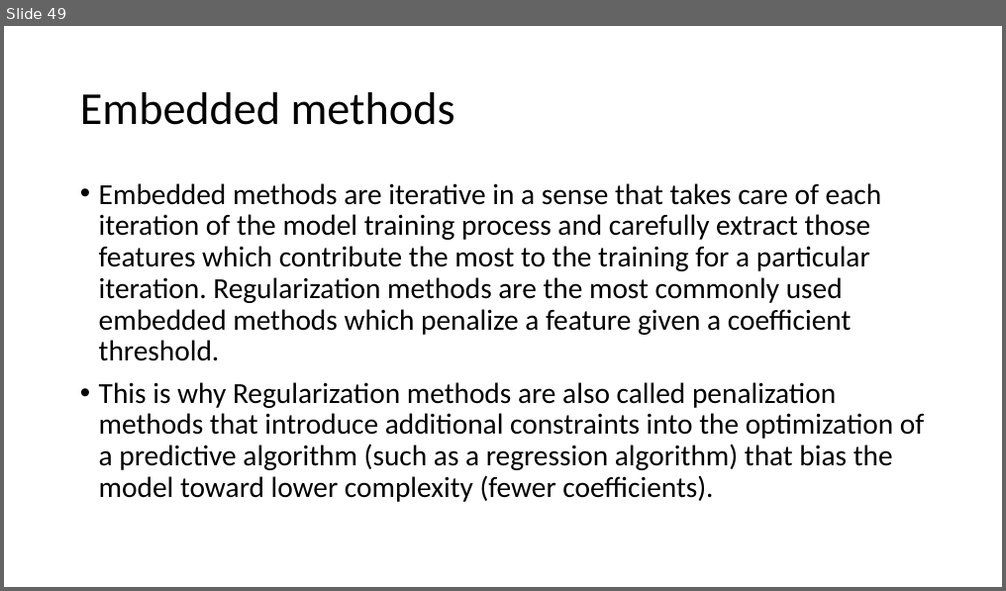
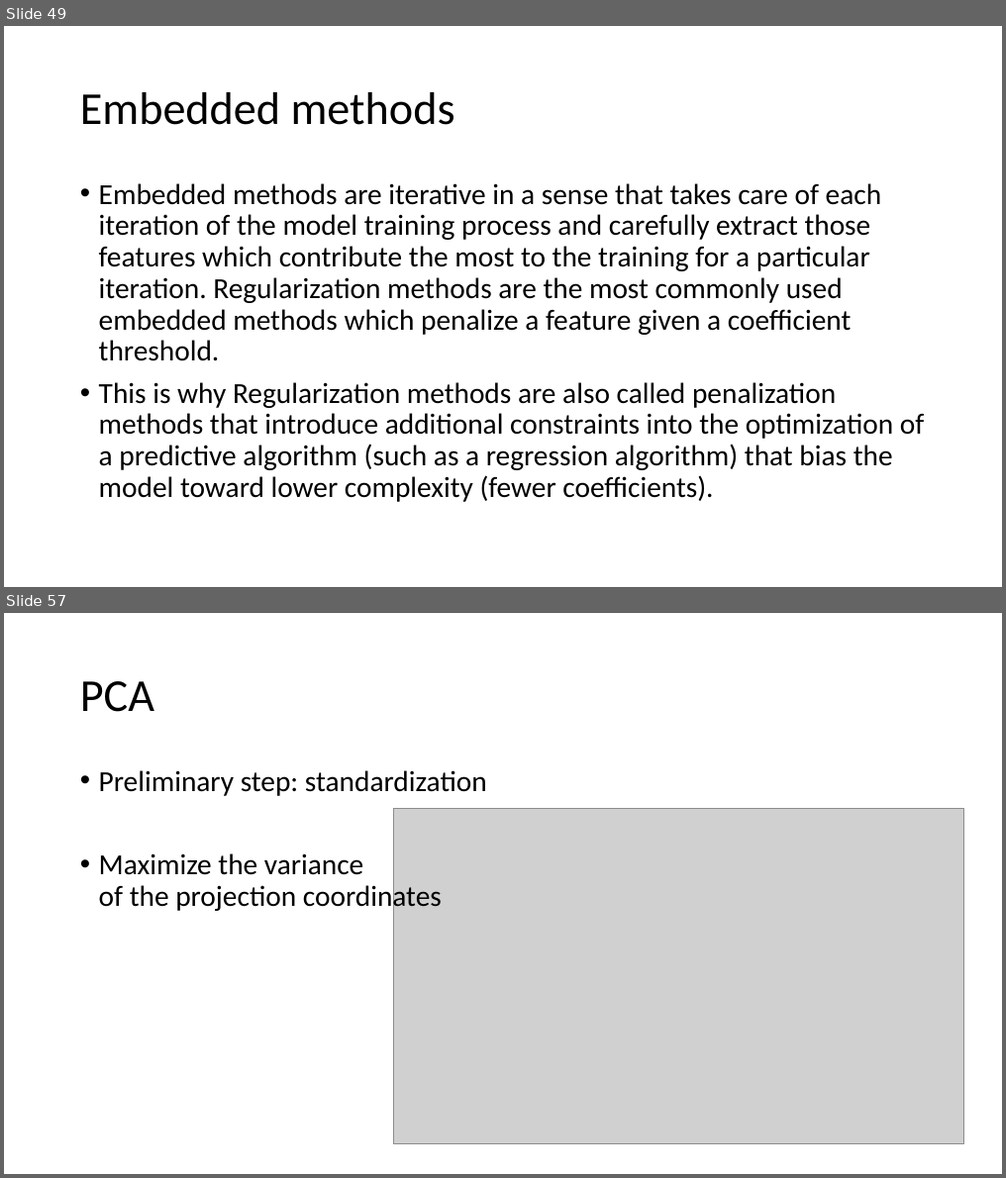
Before and after one commit to FranzGH/IoT_ML, a slide deck: Sklearn-UG.pptx. Shown one above the other, each under a label of ours: slide 49 before the commit, slides 49 and 57 after it; the slides between them are not shown. The pictures are 1006x591 and 1006x1178 pixels, drawn with LibreOffice and Linux fonts; fonts in the diff are those of the drawing; grey boxes stand for pictures. Boxes give left, top, right and bottom in pixels: in the first picture for what was removed or moved away, otherwise in the second. Text is boxed around its words. In the diff, an @@ line names an element or a change of style, - is before the commit and + after.

```diff
--- a/Sklearn-UG.pptx
+++ b/Sklearn-UG.pptx
@@ slide 57 added at (4, 613, 1002, 1174), background #FFFFFF @@
@@ title added at (80, 681, 154, 712), 44 pt, text #000000 @@
+PCA
@@ text added at (99, 770, 487, 913), 28 pt, text #000000 @@
+• Preliminary step: standardization
+• Maximize the variance
+  of the projection coordinates
@@ picture added at (394, 808, 963, 1145) @@
```
Also in this commit, not shown: 7 other slides added, 14 other files.
